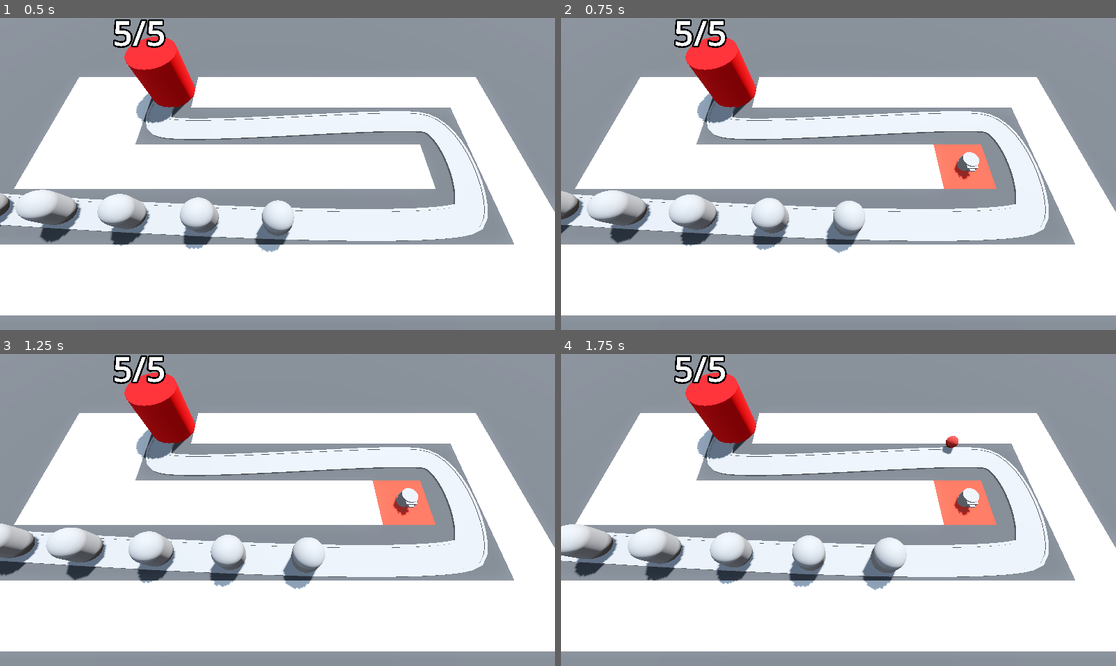
Above: before the commit, frames 1-4 (two rows, left to right).
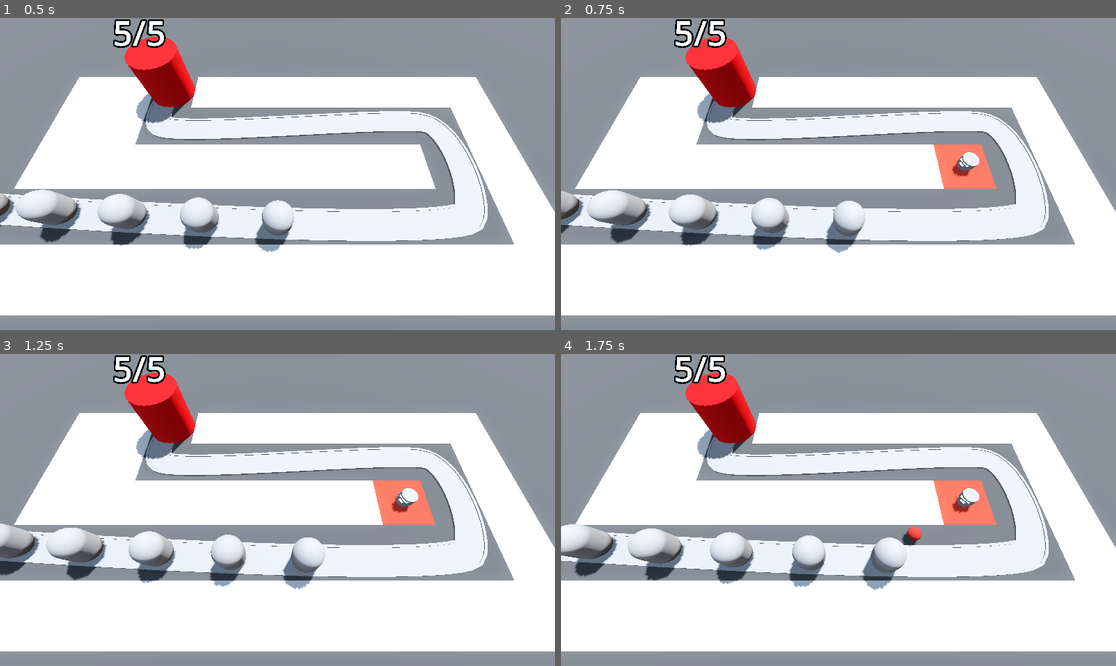
Above: after the commit, the same moments.

Repository: niamh-d/godot-3d-tower-defence
Game: Godot game, scene res://Scenes/base_level.tscn
Two runs of this game, one before a commit and one after it. Both use one fixed random seed, a clock stepped at 60 frames per second and the inputs below.
Inputs (mouse positions are in pixels of both pictures, inside the frame that each line leads up to):
- Up to frame 1 (0.5 s): no input
- Up to frame 2 (0.75 s): move the mouse to (960, 158) at 0.52 s; press the mouse at (960, 158) at 0.53 s
- Up to frame 3 (1.25 s): no input
- Up to frame 4 (1.75 s): move the mouse to (727, 525) at 1.27 s; release the mouse at (727, 525) at 1.28 s; click (727, 525) at 1.35 s

Frame 1 is identical in both runs. In frame 2, less than 0.1% of the frame differs, in the area x 70-76%, y 44-52%; in frame 3, less than 0.1%; in frame 4, 0.3%, in the area x 61-76%, y 26-62%.

Commit message:
projectiles fire in direction of enemies

Diff:
--- a/Scenes/Turret/projectile.gd
+++ b/Scenes/Turret/projectile.gd
@@ -1,3 +1,4 @@
+class_name Projectile
 extends Area3D
 
 @export var speed := 30.0
--- a/Scenes/Turret/turret.gd
+++ b/Scenes/Turret/turret.gd
@@ -1,10 +1,21 @@
+class_name Turret
 extends Node3D
 
 @export var projectile: PackedScene
 
 @onready var turret_top: MeshInstance3D = $TurretBase/TurretTop
 
+var enemy_path: Path3D
+
+func _physics_process(delta: float) -> void:
+	var enemy: PathFollow3D = enemy_path.get_children().back()
+	look_at(enemy.global_position, Vector3.UP, true)
+
 func _on_timer_timeout() -> void:
-	var shot: Area3D = projectile.instantiate()
+	var shot: Projectile = projectile.instantiate()
 	add_child(shot)
 	shot.global_position = turret_top.global_position
+	shot.direction = global_transform.basis.z
+
+func set_enemy_path(path: Path3D) -> void:
+	enemy_path = path
--- a/Scenes/base_level.tscn
+++ b/Scenes/base_level.tscn
@@ -119,6 +119,7 @@
 
 [node name="Base" parent="." instance=ExtResource("3_yfdac")]
 
-[node name="TurretManager" type="Node3D" parent="."]
+[node name="TurretManager" type="Node3D" parent="." node_paths=PackedStringArray("enemy_path")]
 script = ExtResource("5_otcax")
 turret = ExtResource("6_17e4r")
+enemy_path = NodePath("../Path3D")
--- a/Scenes/turret_manager.gd
+++ b/Scenes/turret_manager.gd
@@ -2,8 +2,10 @@
 extends Node3D
 
 @export var turret: PackedScene
+@export var enemy_path: Path3D
 
 func build_turret(turret_pos: Vector3) -> void:
-	var new_turret: Node3D = turret.instantiate()
+	var new_turret: Turret = turret.instantiate()
 	add_child(new_turret)
 	new_turret.global_position = turret_pos
+	new_turret.set_enemy_path(enemy_path)
Not shown: 4 places in MeshLibraries/SpaceLibrary.tres that only renumber resources
